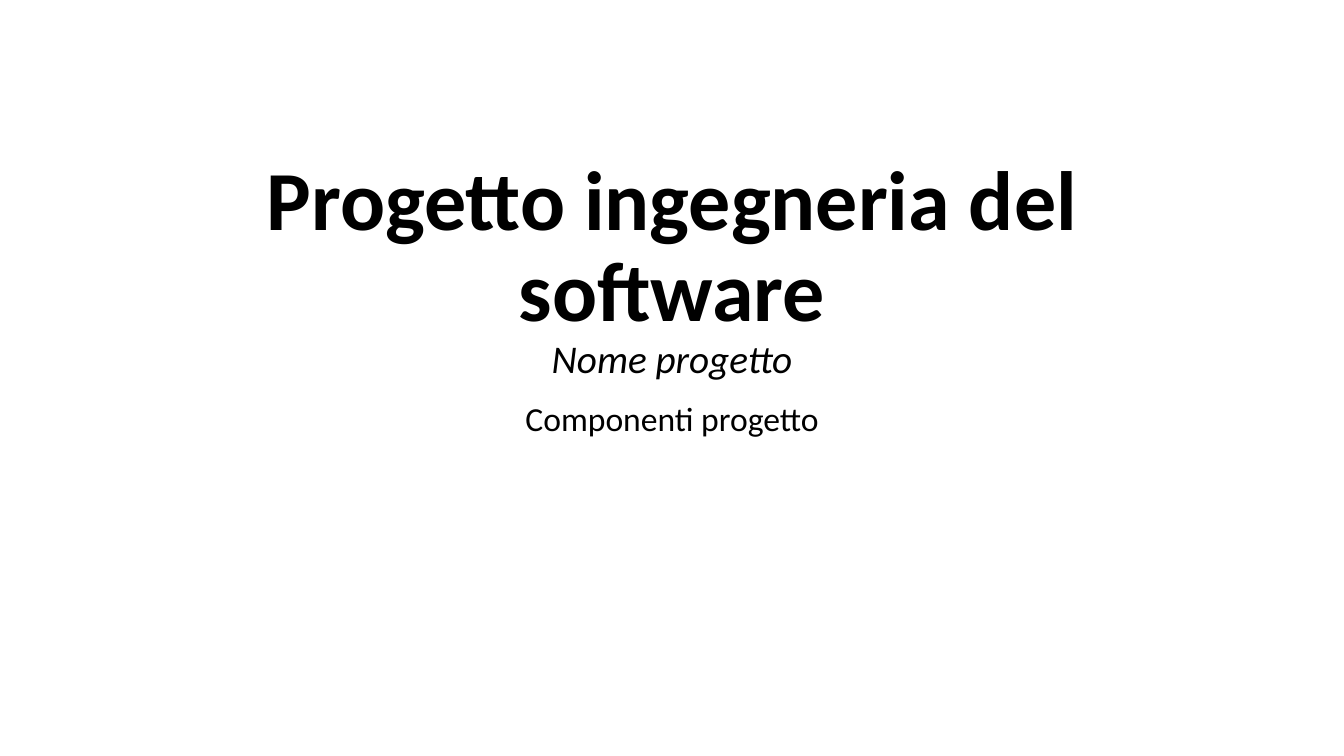
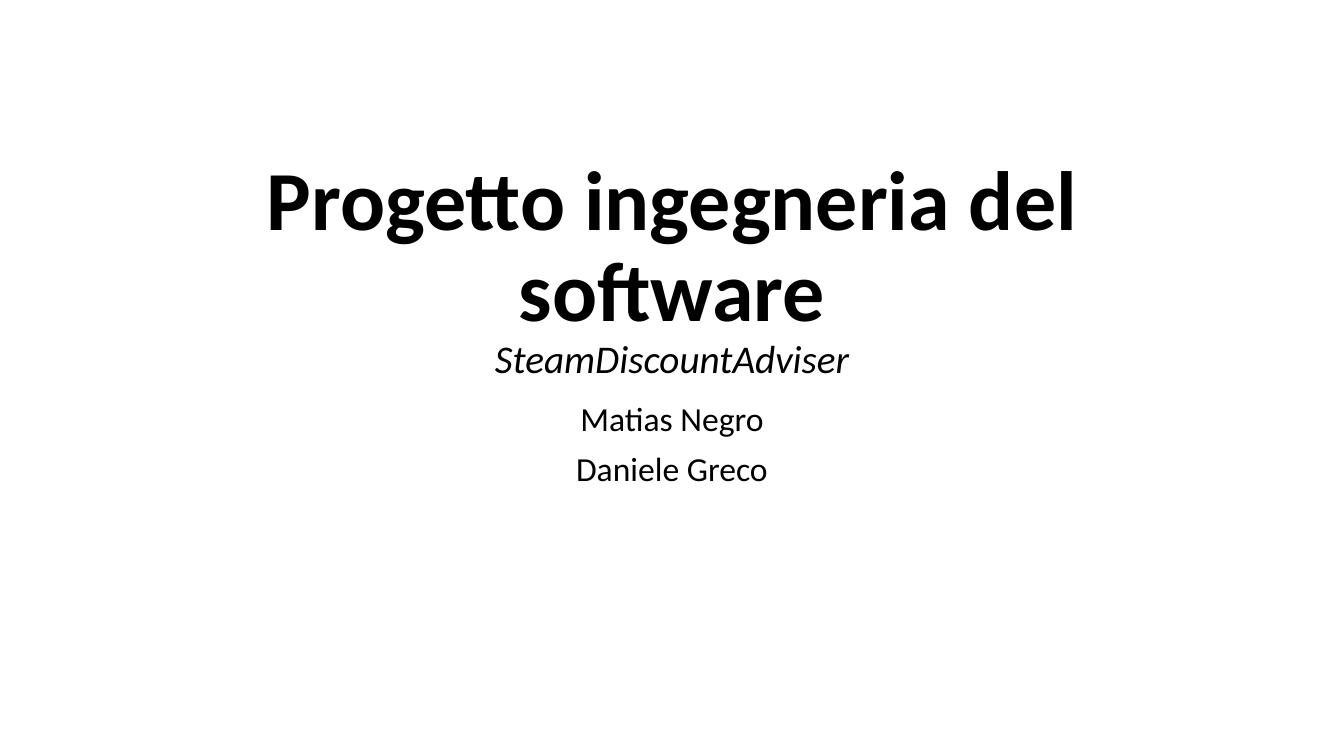
Before and after one commit to MatiasNegro/SteamDiscountAdviser, a slide deck: slide 1 of doc/presentation.pptx. Drawn at 1344x756 pixels with LibreOffice and Linux fonts; fonts in the diff are those of the drawing. Boxes give left, top, right and bottom in pixels: in the first picture for what was removed or moved away, otherwise in the second. Text is boxed around its words. In the diff, an @@ line names an element or a change of style, - is before the commit and + after.

```diff
--- a/doc/presentation.pptx
+++ b/doc/presentation.pptx
@@ title at [267,171,1077,374]: text changed @@
-Progetto ingegneria del software
-Nome progetto
+Progetto ingegneria del software
+SteamDiscountAdviser
@@ subtitle at [576,407,768,482]: text changed @@
-Componenti progetto
+Matias Negro
+Daniele Greco
```
Also in this commit, not shown: 11 other slides changed.
